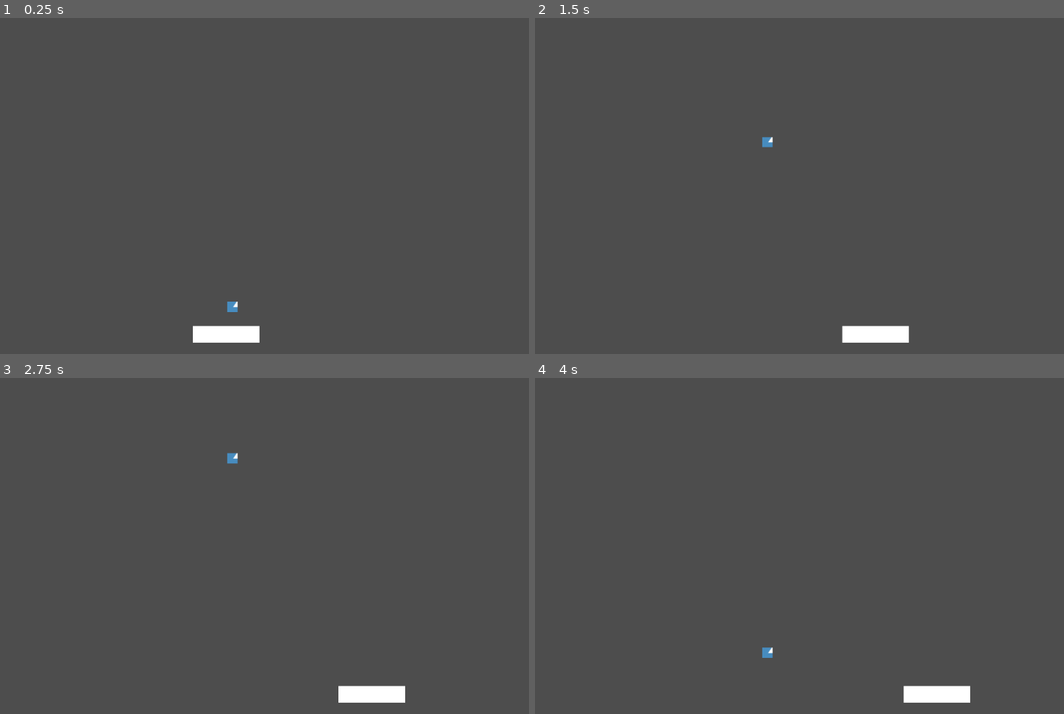
Above: before the commit, frames 1-4 (two rows, left to right).
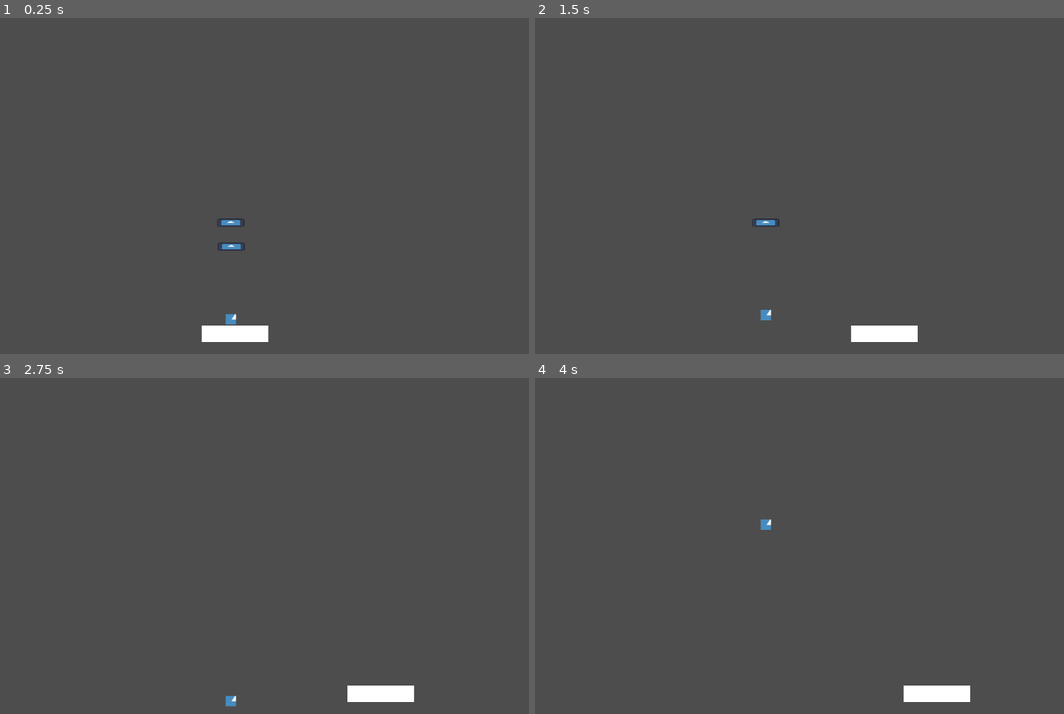
Above: after the commit, the same moments.

Repository: gmonacho/breakout
Game: Godot game, scene res://game.tscn
The game is run twice, just before and just after one commit, with the same random seed, the same clock (stepped at 60 frames per second) and the same inputs. The engine's default icon, where the game draws it, is replaced by a stand-in: a white triangle on a blue panel in a dark square.
Inputs:
- Up to frame 1 (0.25 s): no input
- Up to frame 2 (1.5 s): hold D (right) 0.53-1.28 s; hold A (left) from 1.28 s (still down)
- Up to frame 3 (2.75 s): release A (left) at 2.03 s; hold D (right) from 2.03 s (still down)
- Up to frame 4 (4 s): release D (right) at 3.53 s; hold A (left) from 3.53 s (still down)

The runs differ from the first frame. In frame 1, 0.5% of the frame differs, in the area x 36-51%, y 59-97%; in frame 2, 0.4%; in frame 3, 0.4%; in frame 4, 0.2%.

Commit message:
brick collisions

Diff:
--- a/ball.gd
+++ b/ball.gd
@@ -1,7 +1,9 @@
 extends CharacterBody2D
 
+signal ball_collided(collider_id: int)
+
 const SPEED = 300
-# Called when the node enters the scene tree for the first time.
+
 func _ready():
 	start_ball(position)
 
@@ -16,6 +18,8 @@
 
 	velocity = velocity.bounce(collision.get_normal())
 
+	ball_collided.emit(collision.get_collider_id())
+
 func start_ball(start_position: Vector2):
 	randomize()
 	velocity = Vector2(0, 1).normalized()
--- /dev/null
+++ b/brick.gd
@@ -0,0 +1,6 @@
+extends StaticBody2D
+
+
+
+func _on_brick_hit_box_body_exited(body: Node2D) -> void:
+	queue_free()
--- a/brick.tscn
+++ b/brick.tscn
@@ -1,12 +1,17 @@
-[gd_scene load_steps=3 format=3 uid="uid://i4xj7ol36d7u"]
+[gd_scene load_steps=5 format=3 uid="uid://i4xj7ol36d7u"]
 
+[ext_resource type="Script" path="res://brick.gd" id="1_ahs0j"]
 [ext_resource type="Texture2D" uid="uid://c0vfnffvotalo" path="res://icon.svg" id="1_ltpbq"]
 
 [sub_resource type="RectangleShape2D" id="RectangleShape2D_v0lon"]
 size = Vector2(26, 26)
 
+[sub_resource type="RectangleShape2D" id="RectangleShape2D_vu5ws"]
+size = Vector2(28, 33.3333)
+
 [node name="Brick" type="StaticBody2D"]
-scale = Vector2(1, 0.3)
+scale = Vector2(2, 0.6)
+script = ExtResource("1_ahs0j")
 
 [node name="CollisionShape2D" type="CollisionShape2D" parent="."]
 shape = SubResource("RectangleShape2D_v0lon")
@@ -15,3 +20,12 @@
 position = Vector2(-0.062499, -0.062499)
 scale = Vector2(0.204102, 0.204102)
 texture = ExtResource("1_ltpbq")
+
+[node name="BrickHitBox" type="Area2D" parent="."]
+
+[node name="CollisionShape2D" type="CollisionShape2D" parent="BrickHitBox"]
+position = Vector2(0, 5.96046e-07)
+shape = SubResource("RectangleShape2D_vu5ws")
+debug_color = Color(0.896191, 0.272419, 0.42557, 0.42)
+
+[connection signal="body_exited" from="BrickHitBox" to="." method="_on_brick_hit_box_body_exited"]
--- a/character.gd
+++ b/character.gd
@@ -11,14 +11,6 @@
 	direction = 1 if input_direction > 0 else -1
 	return Vector2(direction, 0)
 
-# Called when the node enters the scene tree for the first time.
-func _ready() -> void:
-	pass # Replace with function body.
-
-
-# Called every frame. 'delta' is the elapsed time since the previous frame.
-func _process(delta: float) -> void:
-	pass
 
 func _physics_process(delta):
 	var direction = get_direction()
--- a/game.tscn
+++ b/game.tscn
@@ -1,17 +1,24 @@
-[gd_scene load_steps=4 format=3 uid="uid://bdbpfskcv0oxt"]
+[gd_scene load_steps=5 format=3 uid="uid://bdbpfskcv0oxt"]
 
 [ext_resource type="PackedScene" uid="uid://dsl4o1uopnspt" path="res://character.tscn" id="1_s84lg"]
 [ext_resource type="PackedScene" uid="uid://bkiv6v08u6ff4" path="res://ball.tscn" id="2_brnc2"]
 [ext_resource type="PackedScene" uid="uid://bemqxvauxqqtn" path="res://map.tscn" id="3_200tr"]
+[ext_resource type="PackedScene" uid="uid://i4xj7ol36d7u" path="res://brick.tscn" id="4_fr7wi"]
 
 [node name="Game" type="Node2D"]
 
 [node name="CanvasLayer" type="CanvasLayer" parent="."]
 
 [node name="MyPlayerCharacter" parent="." instance=ExtResource("1_s84lg")]
-position = Vector2(570, 610)
+position = Vector2(587, 609)
 
 [node name="Ball" parent="." instance=ExtResource("2_brnc2")]
-position = Vector2(582, 482)
+position = Vector2(579, 506)
 
 [node name="Map" parent="." instance=ExtResource("3_200tr")]
+
+[node name="Brick" parent="." instance=ExtResource("4_fr7wi")]
+position = Vector2(580, 441)
+
+[node name="Brick2" parent="." instance=ExtResource("4_fr7wi")]
+position = Vector2(579, 395)
